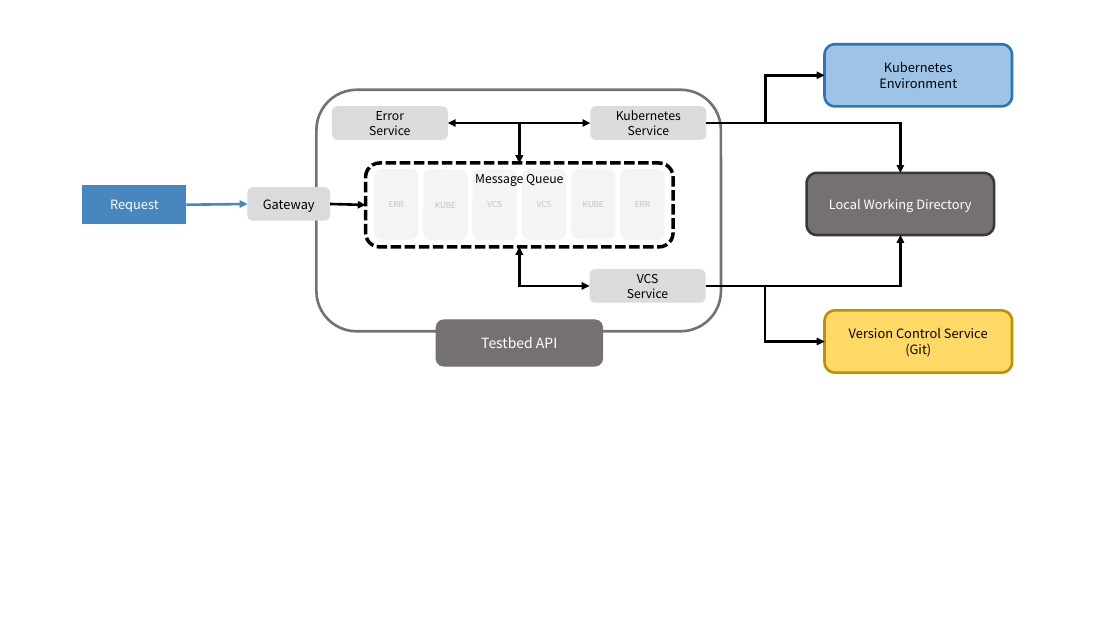
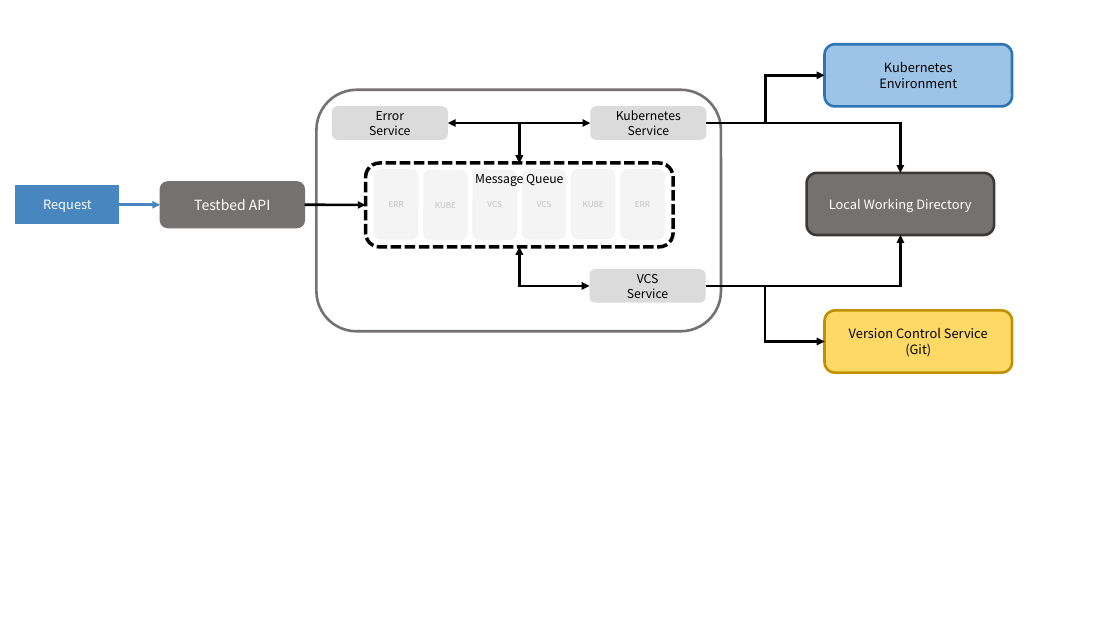
Before and after one commit to LIBRA-PARK/obsidian, a slide deck: slide 9 of 경력기술서_사진.pptx (slide 8 before the commit). Drawn at 1120x630 pixels with LibreOffice and Linux fonts; fonts in the diff are those of the drawing. Boxes give left, top, right and bottom in pixels: in the first picture for what was removed or moved away, otherwise in the second. Text is boxed around its words. In the diff, an @@ line names an element or a change of style, - is before the commit and + after.

```diff
--- a/경력기술서_사진.pptx
+++ b/경력기술서_사진.pptx
@@ rectangle "Request" moved from (x1=82, y1=186, x2=187, y2=224) to (x1=15, y1=186, x2=119, y2=224) @@
@@ arrow moved from (187, 205) - (248, 204) to (119, 205) - (160, 205) @@
@@ rounded rectangle "Testbed API" resized from (x1=436, y1=320, x2=602, y2=366) to (x1=160, y1=181, x2=305, y2=228) @@
@@ rounded rectangle removed at (x1=248, y1=187, x2=331, y2=221) @@
-Gateway
@@ arrow moved from (330, 204) - (365, 205) to (305, 205) - (365, 205) @@
```
Also in this commit, not shown: 1 slide added, 5 other files.
